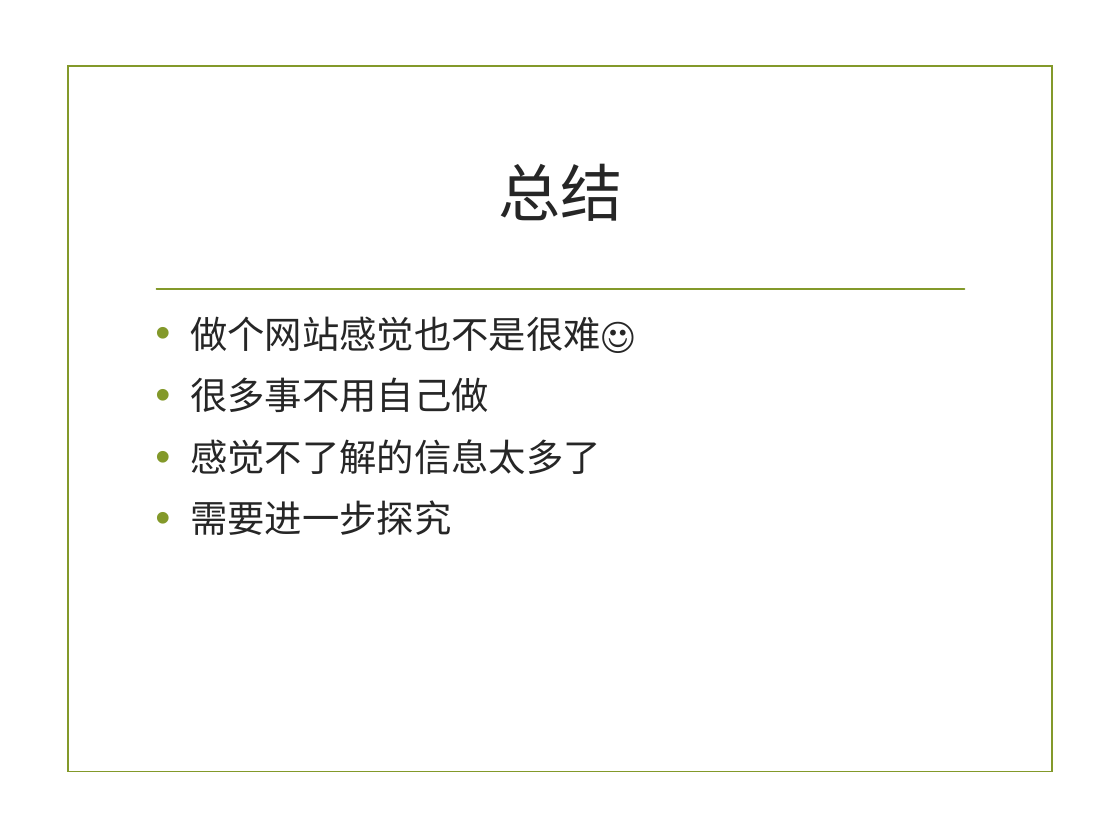
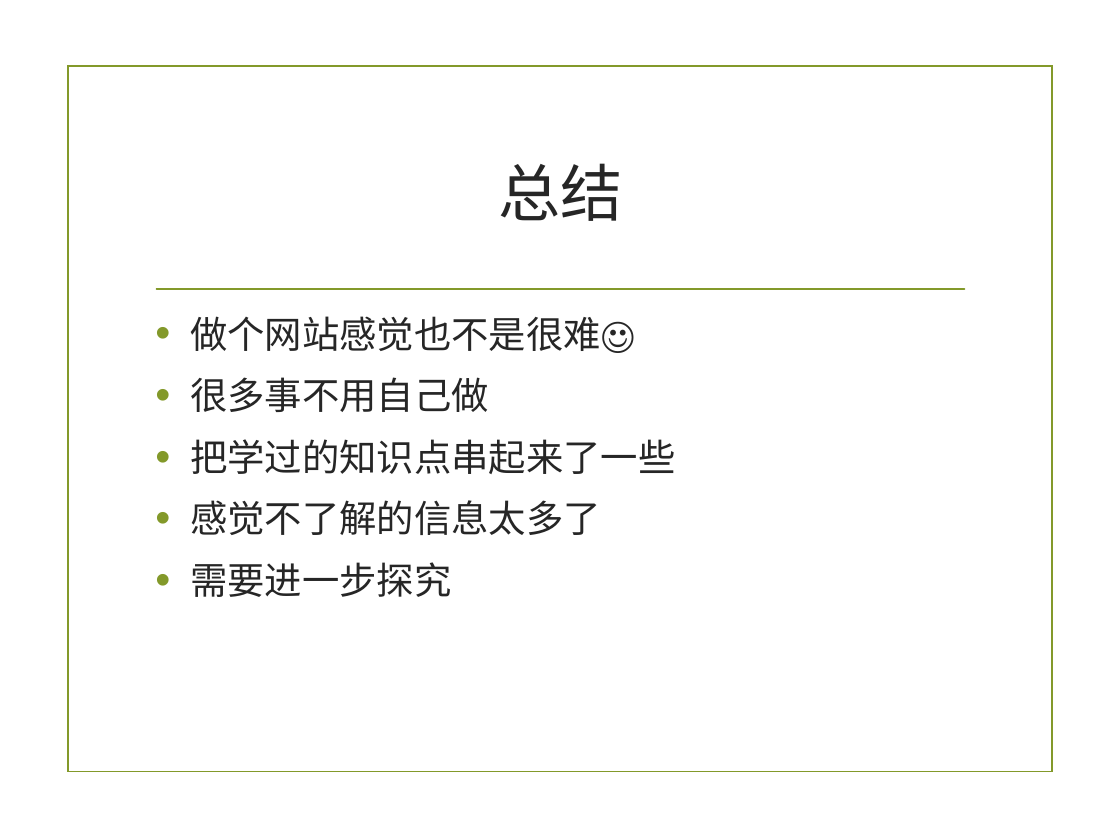
Before and after one commit to zuoshenghuang/curriculum, a slide deck: slide 36 of software/Ch_7_2_demo_2nd.pptx (slide 27 before the commit). Drawn at 1120x840 pixels with LibreOffice and Linux fonts; fonts in the diff are those of the drawing; background and template pictures are left out. Boxes give left, top, right and bottom in pixels: in the first picture for what was removed or moved away, otherwise in the second. Text is boxed around its words. In the diff, an @@ line names an element or a change of style, - is before the commit and + after.

```diff
--- a/software/Ch_7_2_demo_2nd.pptx
+++ b/software/Ch_7_2_demo_2nd.pptx
@@ text at (x1=190, y1=439, x2=675, y2=474): paragraph added @@
+• 把学过的知识点串起来了一些
```
Also in this commit, not shown: 3 other slides changed, 10 slides added, 37 other files.
